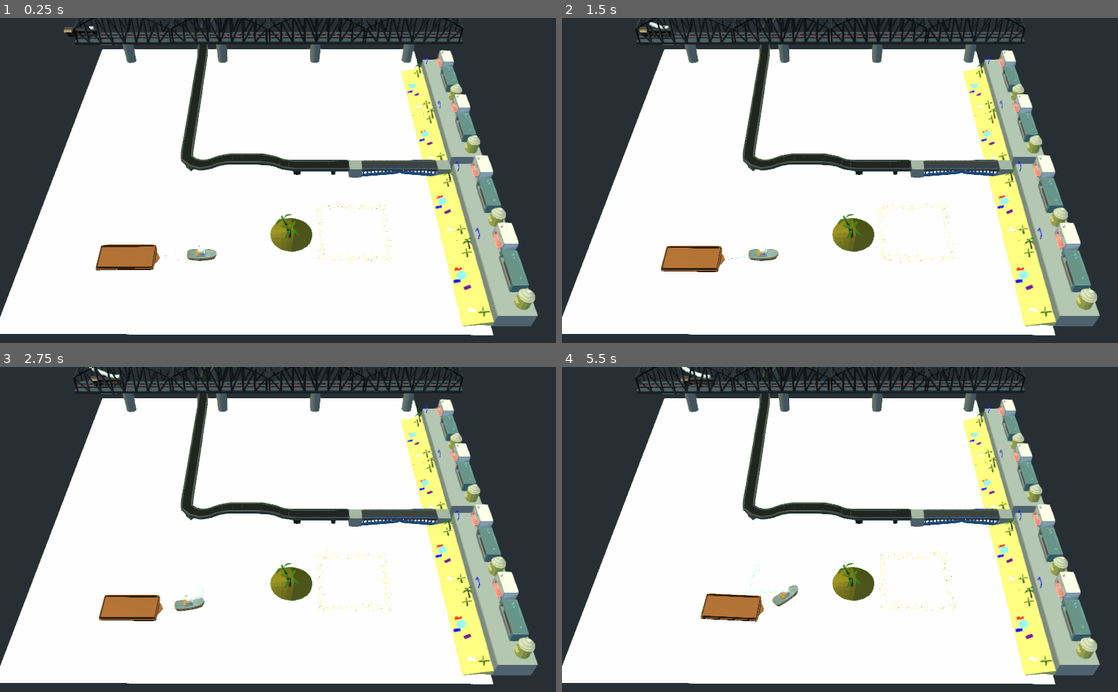
Above: before the commit, frames 1-4 (two rows, left to right).
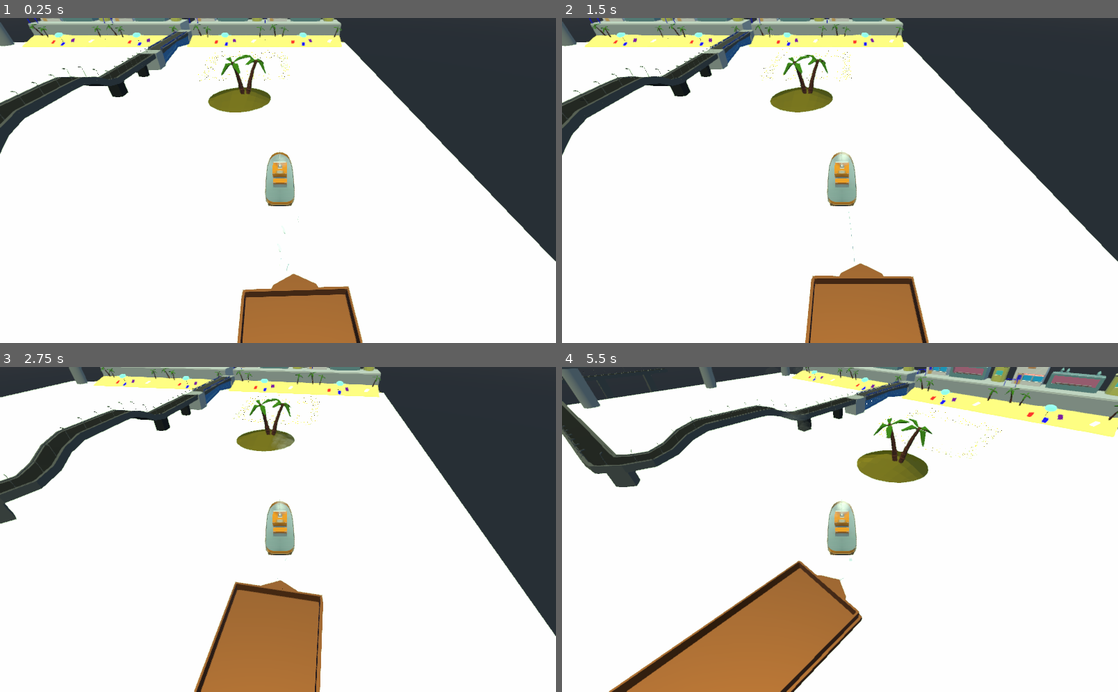
Above: after the commit, the same moments.

Repository: raczynskid/Tugboat
Game: Godot game, scene res://World.tscn
The game is run twice, just before and just after one commit, with the same random seed, the same clock (stepped at 60 frames per second) and the same inputs.
Inputs:
- Up to frame 1 (0.25 s): no input
- Up to frame 2 (1.5 s): hold Right (ui_right) 0.53-1.28 s; hold Down (ui_down) from 1.28 s (still down)
- Up to frame 3 (2.75 s): release Down (ui_down) at 2.03 s; hold Right (ui_right) from 2.03 s (still down)
- Up to frame 4 (5.5 s): release Right (ui_right) at 2.78 s; hold Up (ui_up) 2.78-3.53 s; hold Left (ui_left) 3.53-5.03 s; hold Down (ui_down) from 5.03 s (still down)

The runs differ from the first frame. In frame 1, 38% of the frame differs, in the area x 0-100%, y 0-100%; in frame 2, 39%; in frame 3, 38%; in frame 4, 52%.

Commit message:
build

Diff:
--- a/World.tscn
+++ b/World.tscn
@@ -52,18 +52,6 @@
 [node name="locomotive" parent="props" instance=ExtResource( 8 )]
 transform = Transform( -4.37114e-08, 0, 1, 0, 1, 0, -1, 0, -4.37114e-08, -28.1483, 7.79586, 33.9361 )
 
-[node name="cameras" type="Node" parent="."]
-
-[node name="Camera" type="Camera" parent="cameras"]
-transform = Transform( -0.0050252, -0.731092, 0.68226, -0.00538472, 0.682279, 0.731072, -0.999973, 2.09553e-09, -0.00736531, 66.5849, 67.0043, -4.9612 )
-fov = 32.3
-far = 200.0
-
-[node name="Camera2" type="Camera" parent="cameras"]
-transform = Transform( -0.00672276, -0.515077, 0.857117, -0.00676203, 0.857141, 0.515038, -0.999955, -0.00233338, -0.00924531, 35.566, 10, -4.961 )
-fov = 56.5
-far = 200.0
-
 [node name="lights" type="Node" parent="."]
 
 [node name="DirectionalLight" type="DirectionalLight" parent="lights"]
@@ -78,8 +66,8 @@
 transform = Transform( 1, 0, 0, 0, 1, 0, 0, 0, 1, 19.8921, 0.548833, 6.46007 )
 
 [node name="CinematicCam" type="Camera" parent="Player"]
-transform = Transform( 1, -0.000366519, 0, 0.000327905, 0.894646, 0.446776, -0.000163752, -0.446776, 0.894646, -0.099, 5.148, 4.765 )
-fov = 71.6
+transform = Transform( 1, -0.000366519, 0, 0.000273415, 0.745976, 0.665973, -0.000244092, -0.665973, 0.745976, -0.199, 9.902, 10.34 )
+fov = 69.9
 
 [node name="Barge" parent="." instance=ExtResource( 7 )]
 transform = Transform( 1.19249e-08, 0, -1, 0, 1, 0, 1, 0, 1.19249e-08, 20.3201, 1.69734, 16.2495 )
@@ -99,6 +87,18 @@
 [node name="PinJoint" parent="Chain/ChainLink5" index="2"]
 nodes/node_b = NodePath("../../../Barge")
 
+[node name="cameras" type="Node" parent="."]
+
+[node name="Camera" type="Camera" parent="cameras"]
+transform = Transform( -0.0050252, -0.731092, 0.68226, -0.00538472, 0.682279, 0.731072, -0.999973, 2.09553e-09, -0.00736531, 66.5849, 67.0043, -4.9612 )
+fov = 32.3
+far = 200.0
+
+[node name="Camera2" type="Camera" parent="cameras"]
+transform = Transform( -0.00672276, -0.515077, 0.857117, -0.00676203, 0.857141, 0.515038, -0.999955, -0.00233338, -0.00924531, 35.566, 10, -4.961 )
+fov = 56.5
+far = 200.0
+
 [editable path="Chain"]
 [editable path="Chain/ChainLink"]
 [editable path="Chain/ChainLink2"]
Not shown, changed: Tugboat.pck
